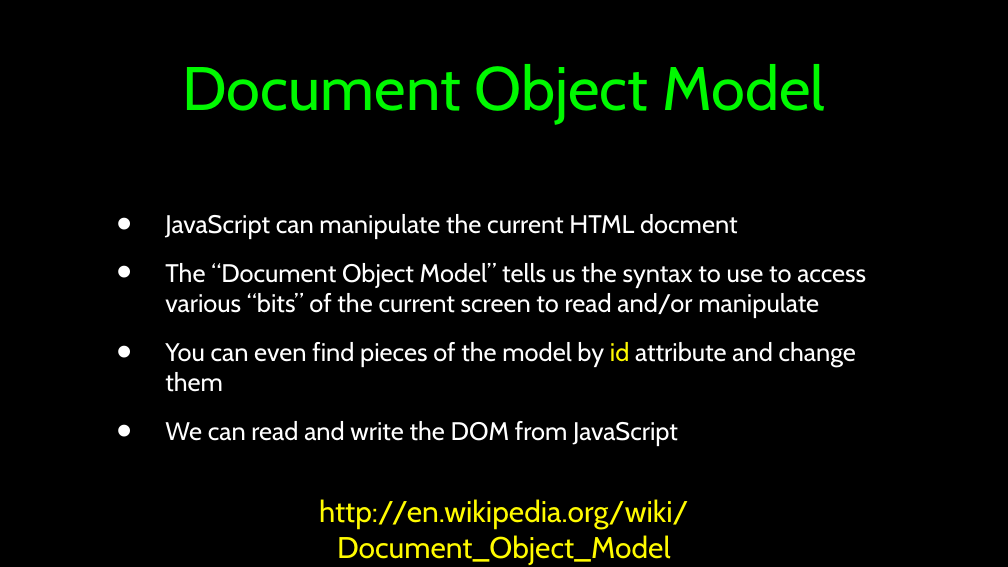
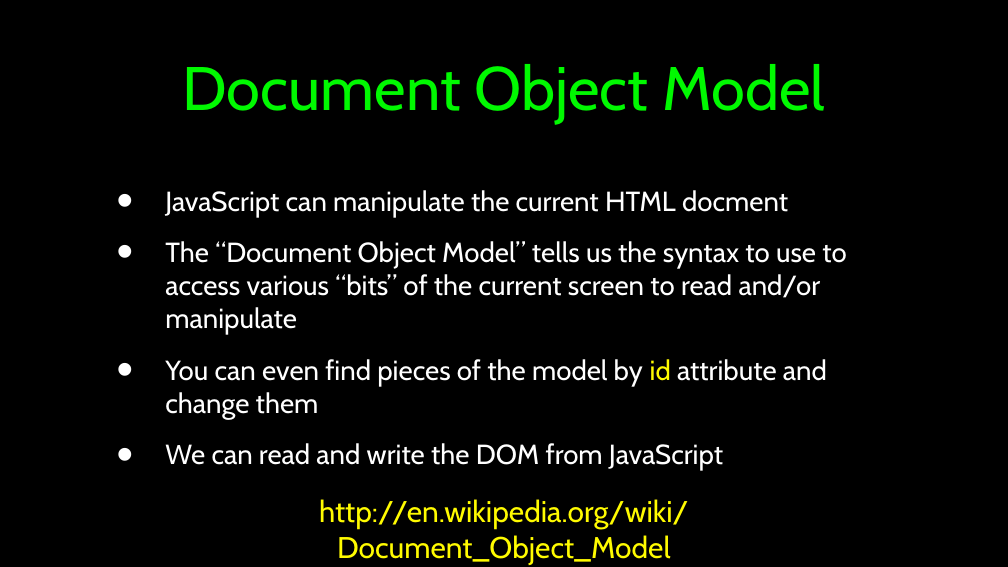
Before and after one commit to csev/wa4e, a slide deck: slide 2 of lectures/PHP-14-JQuery-JSON.ppt. Drawn at 1008x567 pixels with LibreOffice and Linux fonts; fonts in the diff are those of the drawing. Boxes give left, top, right and bottom in pixels: in the first picture for what was removed or moved away, otherwise in the second. Text is boxed around its words. In the diff, an @@ line names an element or a change of style, - is before the commit and + after.

Commit message:
More data

```diff
--- a/lectures/PHP-14-JQuery-JSON.ppt
+++ b/lectures/PHP-14-JQuery-JSON.ppt
@@ text "JavaScript can manipulate the current ..." at (165,190,846,471): size 32.3 to 35.1 pt @@
```
